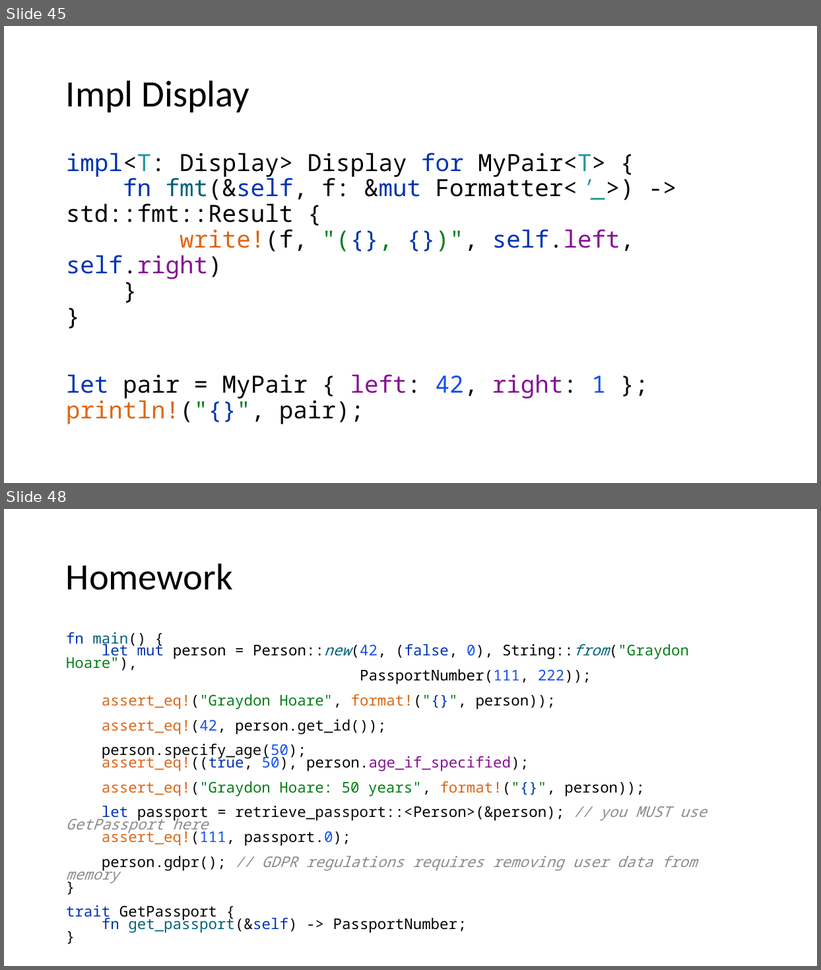
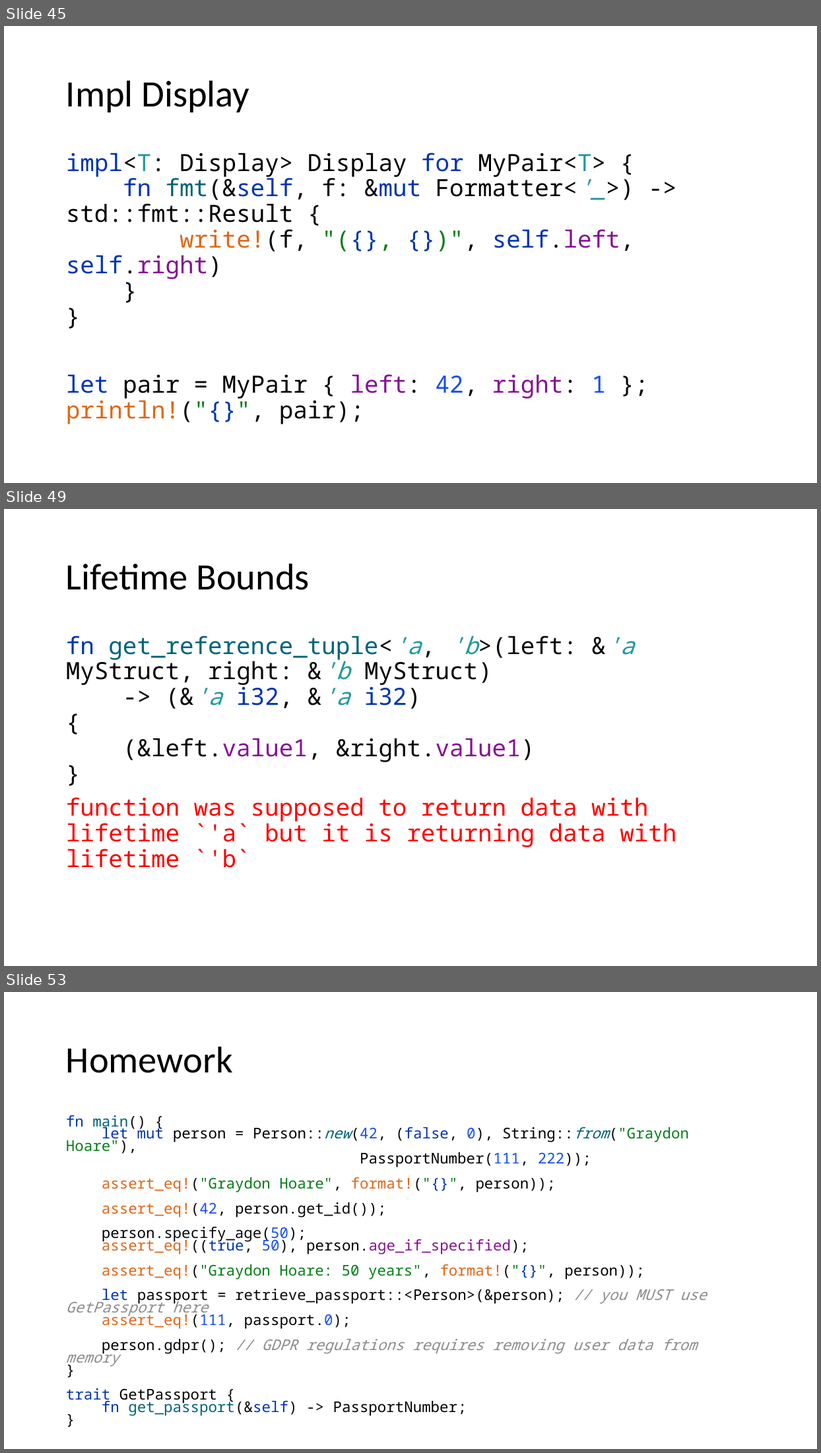
Before and after one commit to kugushev/course-rust-basics, a slide deck: src/04-BuildingBlocks/04-BuildingBlocks.pptx. Shown one above the other, each under a label of ours: slides 45 and 48 before the commit, slides 45, 49 and 53 after it; the slides between them are not shown. The pictures are 821x970 and 821x1453 pixels, drawn with LibreOffice and Linux fonts; fonts in the diff are those of the drawing. Boxes give left, top, right and bottom in pixels: in the first picture for what was removed or moved away, otherwise in the second. Text is boxed around its words. In the diff, an @@ line names an element or a change of style, - is before the commit and + after.

```diff
--- a/src/04-BuildingBlocks/04-BuildingBlocks.pptx
+++ b/src/04-BuildingBlocks/04-BuildingBlocks.pptx
@@ slide 49 added at bbox=[4, 509, 817, 966], background #FFFFFF @@
@@ title added at bbox=[66, 563, 310, 590], 44 pt, text #000000 @@
+Lifetime Bounds
@@ text added at bbox=[66, 636, 677, 868], 28 pt, text #FF0000 @@
+fn get_reference_tuple<'a, 'b>(left: &'a MyStruct, right: &'b MyStruct)
+-> (&'a i32, &'a i32)
+{
+(&left.value1, &right.value1)
+}
+function was supposed to return data with lifetime `'a` but it is returning data with lifetime `'b`
@@ what was slide 48 is now slide 53 @@
```
Also in this commit, not shown: 4 other slides added, 4 other files.
